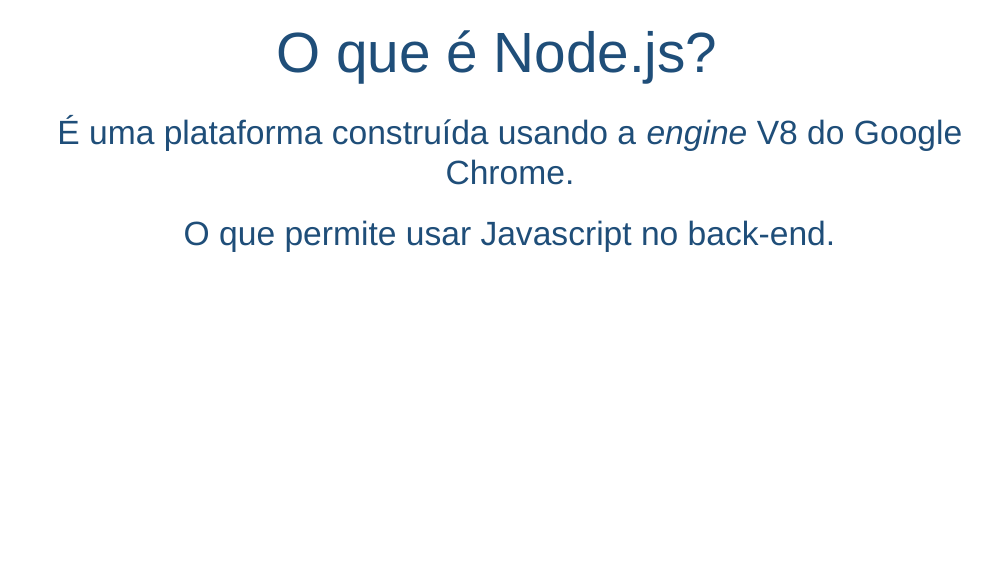
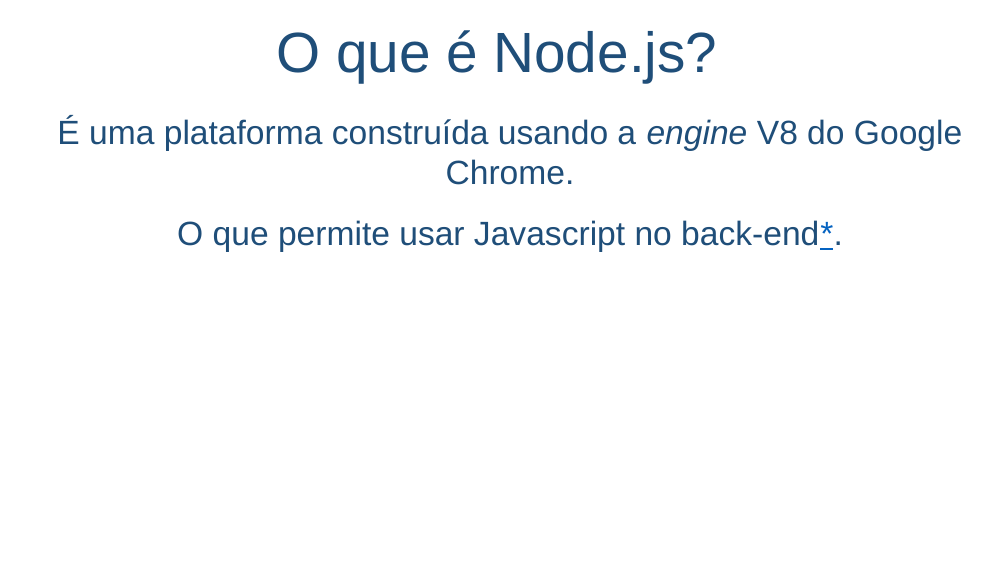
Before and after one commit to salmo-jr/public-slides, a slide deck: slide 2 of node-js.pptx. Drawn at 1008x567 pixels with LibreOffice and Linux fonts; fonts in the diff are those of the drawing; background and template pictures are left out. Boxes give left, top, right and bottom in pixels: in the first picture for what was removed or moved away, otherwise in the second. Text is boxed around its words. In the diff, an @@ line names an element or a change of style, - is before the commit and + after.

```diff
--- a/node-js.pptx
+++ b/node-js.pptx
@@ text at [177,220,843,252]: text changed @@
-O que permite usar Javascript no back-end.
+O que permite usar Javascript no back-end*.
```
Also in this commit, not shown: 8 other slides changed, 15 slides added.
